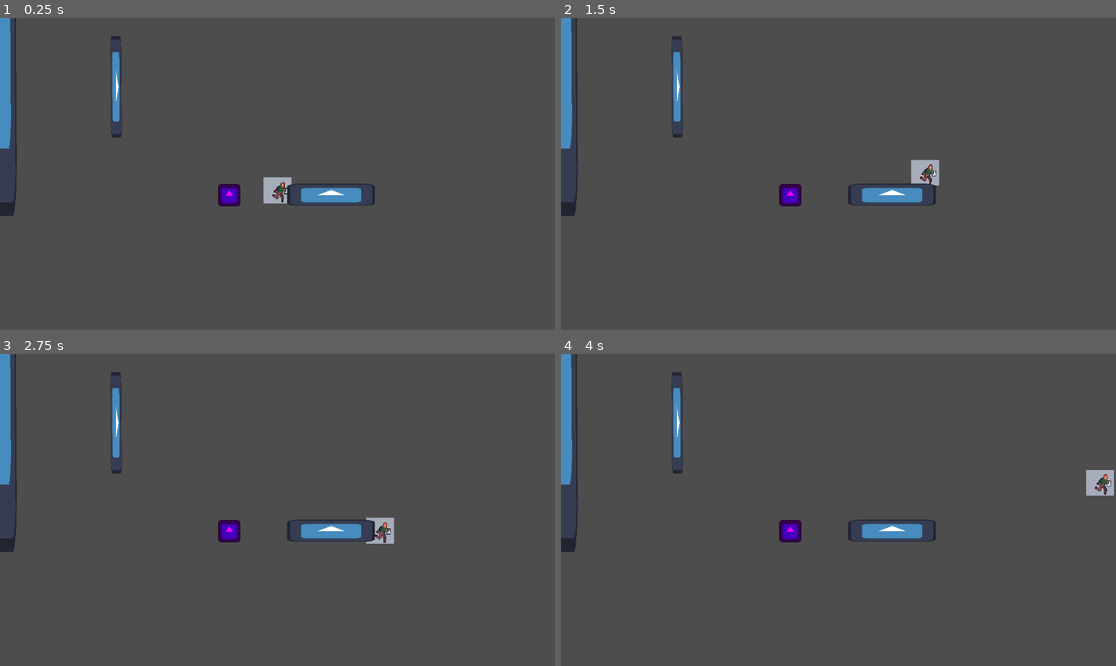
Above: before the commit, frames 1-4 (two rows, left to right).
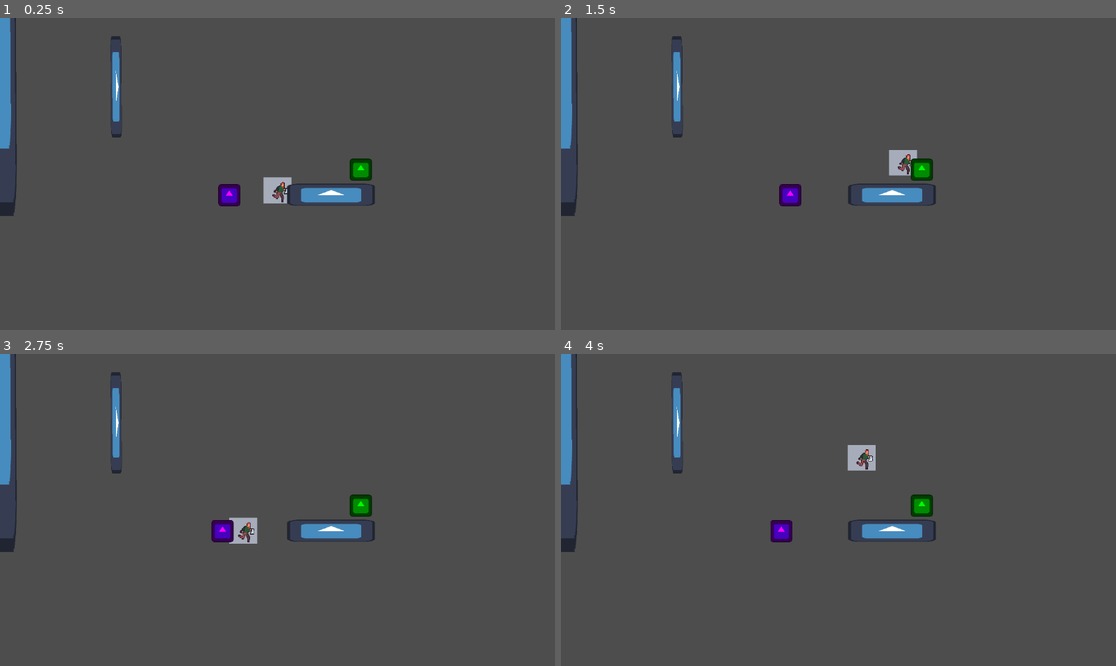
Above: after the commit, the same moments.

Repository: nandedeska/ggj-2026
Game: Godot game, scene res://scenes/game.tscn
The game is run twice, just before and just after one commit, with the same random seed, the same clock (stepped at 60 frames per second) and the same inputs. The engine's default icon, where the game draws it, is replaced by a stand-in: a white triangle on a blue panel in a dark square.
Inputs:
- Up to frame 1 (0.25 s): no input
- Up to frame 2 (1.5 s): hold D (move_right) from 0.53 s (still down); tap W (jump) at 0.77 s
- Up to frame 3 (2.75 s): tap W (jump) at 1.52 s; release D (move_right) at 2.03 s; hold A (move_left) from 2.03 s (still down)
- Up to frame 4 (4 s): release A (move_left) at 2.78 s; hold D (move_right) from 2.78 s (still down); tap W (jump) at 3.02, 3.77 s

The runs differ from the first frame. In frame 1, 0.3% of the frame differs, in the area x 62-68%, y 44-53%; in frame 2, 0.8%; in frame 3, 1.1%; in frame 4, 1.4%, in the area x 37-100%, y 29-61%.
Error after the commit: Parse Error: Invalid numeric notation. (res://scenes/breakable_block.gd:9)

Commit message:
disappearing block
not breakable because Idk hwo to code punch it dissapears after player touches it

Diff:
--- /dev/null
+++ b/scenes/breakableBlock.tscn
@@ -0,0 +1,33 @@
+[gd_scene load_steps=5 format=3 uid="uid://dk4ox56when87"]
+
+[ext_resource type="Script" uid="uid://upotghdp7ro1" path="res://scenes/breakable_block.gd" id="1_b61aw"]
+[ext_resource type="Texture2D" uid="uid://4q335xxs2p" path="res://graphics/icon.svg" id="1_gc3pe"]
+
+[sub_resource type="RectangleShape2D" id="RectangleShape2D_gc3pe"]
+
+[sub_resource type="RectangleShape2D" id="RectangleShape2D_b61aw"]
+size = Vector2(1, 20)
+
+[node name="StaticBody2D" type="StaticBody2D"]
+script = ExtResource("1_b61aw")
+
+[node name="Sprite2D" type="Sprite2D" parent="."]
+modulate = Color(0, 1, 0, 1)
+position = Vector2(-4, -10.999998)
+scale = Vector2(0.15625001, 0.15624999)
+texture = ExtResource("1_gc3pe")
+
+[node name="CollisionShape2D" type="CollisionShape2D" parent="."]
+position = Vector2(-4, -11)
+shape = SubResource("RectangleShape2D_gc3pe")
+
+[node name="Area2D" type="Area2D" parent="."]
+
+[node name="CollisionShape2D" type="CollisionShape2D" parent="Area2D"]
+position = Vector2(-14.5, -11)
+shape = SubResource("RectangleShape2D_b61aw")
+
+[node name="Timer" type="Timer" parent="."]
+
+[connection signal="body_entered" from="Area2D" to="." method="_on_area_2d_body_entered"]
+[connection signal="timeout" from="Timer" to="." method="_on_timer_timeout"]
--- /dev/null
+++ b/scenes/breakable_block.gd
@@ -0,0 +1,18 @@
+extends StaticBody2D
+
+var time = 0.25
+
+func _ready():
+	set_process(false)
+
+func _process(_delta):
+	time += 0.25dddddw
+	$Sprite2D.position += Vector2(0, sin(time) * 0.32 )
+
+func _on_area_2d_body_entered(body: Node2D) -> void:
+	if body.name == "player":
+		set_process(true)
+		$Timer.start(0.7)
+
+func _on_timer_timeout() -> void:
+	queue_free()
--- a/scenes/game.tscn
+++ b/scenes/game.tscn
@@ -1,8 +1,9 @@
-[gd_scene load_steps=5 format=3 uid="uid://ogf28fjnty4v"]
+[gd_scene load_steps=6 format=3 uid="uid://ogf28fjnty4v"]
 
 [ext_resource type="PackedScene" uid="uid://dwcyago5htpj6" path="res://scenes/player.tscn" id="1_uwrxv"]
 [ext_resource type="PackedScene" uid="uid://bg2xj8ql16rcl" path="res://scenes/platform.tscn" id="2_yqjtg"]
 [ext_resource type="PackedScene" uid="uid://cd4e0u552mlvc" path="res://scenes/box.tscn" id="3_lnu2h"]
+[ext_resource type="PackedScene" uid="uid://dk4ox56when87" path="res://scenes/breakableBlock.tscn" id="4_lbhrr"]
 
 [sub_resource type="WorldBoundaryShape2D" id="WorldBoundaryShape2D_80nbo"]
 
@@ -36,3 +37,6 @@
 
 [node name="RigidBody2D" parent="." instance=ExtResource("3_lnu2h")]
 position = Vector2(-44, 28)
+
+[node name="StaticBody2D5" parent="." instance=ExtResource("4_lbhrr")]
+position = Vector2(80, 7)
Not shown, added: scenes/breakable_block.gd.uid
